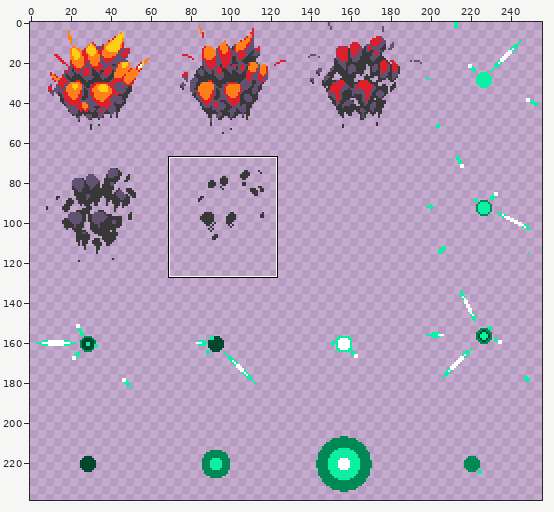
Sprite sheet -- images/particle_generic-sheet2.png. The picture above shows the old version from afar; the outline marks the close-up.
Close-up. Before the commit:
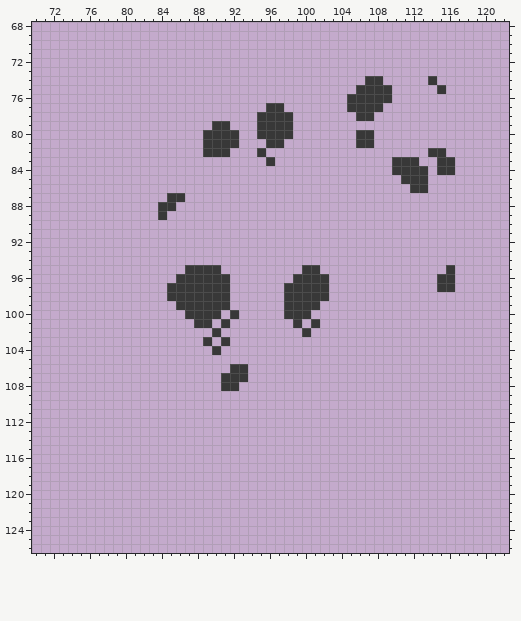
The file is 256x256 pixels. Shown: x 70..122, y 68..126. The wide view leaves out empty margins. The commit also changed other parts of the picture, which this record leaves out.
Once edited:
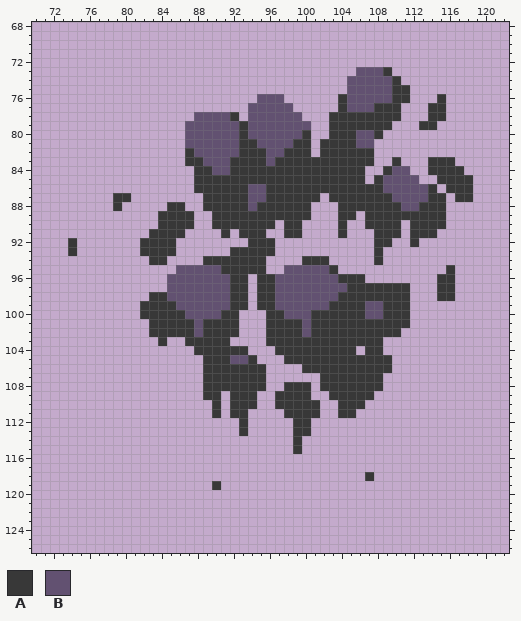
Palette (. is transparent): A #383838  B #625171
Edits made:
y 73: x 106..109 .... -> BBBA
y 74: x 105..110 ..AA.. -> BBBBBA; x 114 A -> .
y 75: x 105..111 .AAAA.. -> BBBBBAA; x 115 A -> .
y 76: x 95..97 ... -> BBB; x 104..111 .AAAAA.. -> ABBBBBAA; x 115 . -> A
y 77: x 94..98 ..AA. -> BBBBB; x 104..107 .AAA -> ABBB; x 109..110 .. -> AA; x 114..115 .. -> AA
y 78: x 88..92 ..... -> BBBBA; x 94..99 .AAAA. -> BBBBBB; x 103..105 ... -> AAA; x 108..110 ... -> AAA; x 114..115 .. -> AA
y 79: x 87..100 ...AA...AAAA.. -> BBBBBBABBBBBBB; x 103..109 ....... -> AAAAAAA; x 113..114 .. -> AA
y 80: x 87..100 ..AAAA..AAAA.. -> BBBBBBABBBBBBA; x 103..108 ...AA. -> AAABBA
y 81: x 87..100 ..AAAA...AA... -> BBBBBBAABBBBAA; x 102..107 ....AA -> AAAABB
y 82: x 87..94 ..AAA... -> ABBBBBAA; x 96..100 ..... -> BBAAA; x 102..107 ...... -> AAAAAA; x 114..115 AA -> ..
y 83: x 87..107 .........A........... -> AABBBAAAABAAAAAAAAAAA; x 111..112 AA -> ..; x 114 . -> A
y 84: x 88..106 ................... -> AABBAAAAAAAAAAAAAAA; x 109..114 .AAAA. -> ABB..A; x 117 . -> A
y 85: x 88..106 ................... -> AAAAAAAAAAAAAAAAAAA; x 108..113 ...AAA -> ABBBB.; x 115..118 .... -> AAAA
y 86: x 88..114 ........................AA. -> AAAAAABBAAAAAAAAAAAAABBBBBA; x 116..118 ... -> AAA
y 87: x 79..80 .. -> AA; x 85..86 AA -> ..; x 89..101 ............. -> AAAAABBAAAAAA; x 103..115 ............. -> AAAAAAABBBBAA; x 117..118 .. -> AA
y 88: x 79 . -> A; x 84 A -> .; x 86 . -> A; x 89..100 ............ -> AAAAABAAAAAA; x 104..115 ............ -> AAAAAAABBAAA
y 89: x 85..87 ... -> AAA; x 90..100 ........... -> AAAAAAAAAAA; x 104..105 .. -> AA; x 107..115 ......... -> AAAAAAAAA
y 90: x 84..87 .... -> AAAA; x 90..96 ....... -> AAAAAAA; x 98..99 .. -> AA; x 104 . -> A; x 107..110 .... -> AAAA; x 112..115 .... -> AAAA
y 91: x 83..86 .... -> AAAA; x 91 . -> A; x 93..95 ... -> AAA; x 98..99 .. -> AA; x 104 . -> A; x 108..110 ... -> AAA; x 112..114 ... -> AAA
y 92: x 74 . -> A; x 82..85 .... -> AAAA; x 94..96 ... -> AAA; x 108..109 .. -> AA; x 112 . -> A
y 93: x 74 . -> A; x 82..85 .... -> AAAA; x 92..96 ..... -> AAAAA; x 108 . -> A
y 94: x 83..84 .. -> AA; x 89..95 ....... -> AAAAAAA; x 100..102 ... -> AAA; x 108 . -> A
y 95: x 86..95 .AAAA..... -> BBBBBAAAAA; x 98..103 ..AA.. -> BBBBBA
y 96: x 85..93 .AAAAAA.. -> BBBBBBBAA; x 95..106 ....AAAA.... -> AABBBBBBBAAA
y 97: x 85..93 AAAAAAA.. -> BBBBBBBAA; x 95..111 ...AAAAA......... -> AABBBBBBBBAAAAAAA
y 98: x 83..93 ..AAAAAAA.. -> AABBBBBBBAA; x 95..111 ...AAAAA......... -> AABBBBBBBAAAAAAAA; x 115..116 .. -> AA
y 99: x 82..93 ....AAAAAA.. -> AAAABBBBBBAA; x 95..111 ...AAAA.......... -> AABBBBBBAAAABBAAA
y 100: x 82..91 .....AAAA. -> AAAAABBBBA; x 96..111 ..AAA........... -> AABBBAAAAAABBAAA
y 101: x 83..88 .....A -> AAAAAB; x 90 . -> A; x 92 . -> A; x 96..98 ... -> AAA; x 100 . -> B; x 102..111 .......... -> AAAAAAAAAA
y 102: x 83..89 ....... -> AAAAABA; x 91..92 .. -> AA; x 96..110 ....A.......... -> AAAABAAAAAAAAAA
y 103: x 84 . -> A; x 87..88 .. -> AA; x 90 . -> A; x 96..108 ............. -> AAAAAAAAAAAAA
y 104: x 88..89 .. -> AA; x 91..93 ... -> AAA; x 97..105 ......... -> AAAAAAAAA; x 107..108 .. -> AA
y 105: x 89..94 ...... -> AAABBA; x 98..109 ............ -> AAAAAAAAAAAA
y 106: x 89..91 ... -> AAA; x 94..95 .. -> AA; x 100..109 .......... -> AAAAAAAAAA
y 107: x 89..90 .. -> AA; x 94..95 .. -> AA; x 102..108 ....... -> AAAAAAA
y 108: x 89..90 .. -> AA; x 93..95 ... -> AAA; x 98..100 ... -> AAA; x 102..108 ....... -> AAAAAAA
y 109: x 89..90 .. -> AA; x 92..94 ... -> AAA; x 97..100 .... -> AAAA; x 103..107 ..... -> AAAAA
y 110: x 90 . -> A; x 92..94 ... -> AAA; x 97..101 ..... -> AAAAA; x 104..106 ... -> AAA
y 111: x 90 . -> A; x 92..93 .. -> AA; x 98..101 .... -> AAAA; x 104..105 .. -> AA
y 112..113: x 93 . -> A; x 99..100 .. -> AA
y 114..115: x 99 . -> A
y 118: x 107 . -> A
y 119: x 90 . -> A
Pixel boxes of the changes (left, top, right, bottom) in both close-ups:
changed: (113, 67, 473, 454)
added: (68, 238, 77, 256)
added: (365, 472, 374, 481)
added: (212, 481, 221, 490)
